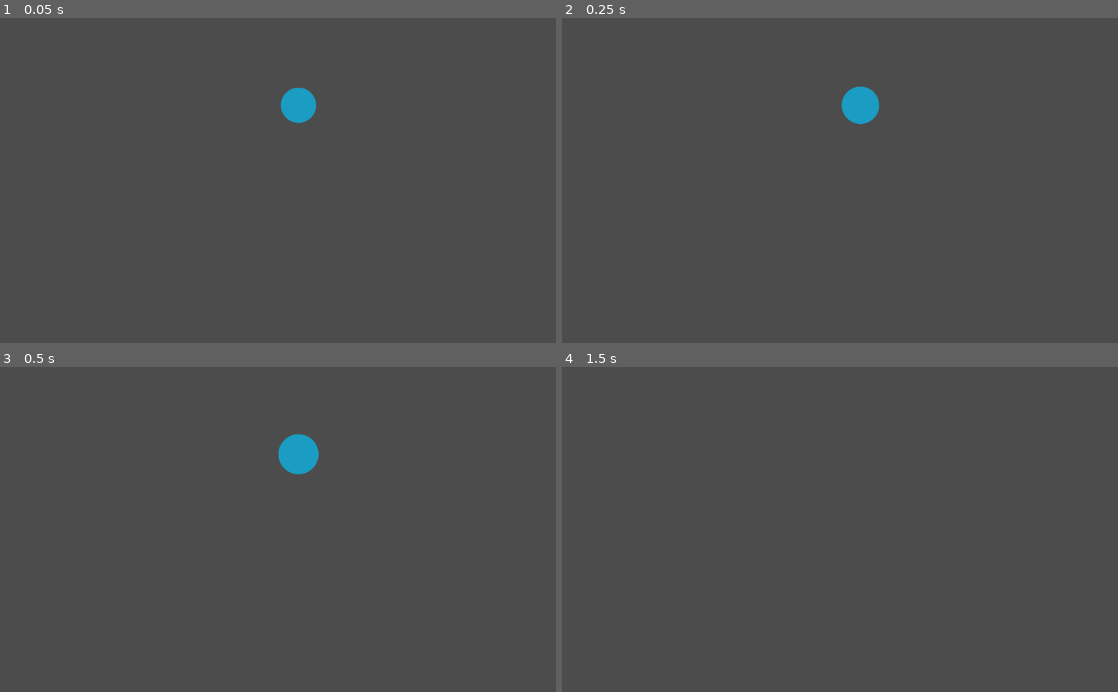
Above: before the commit, frames 1-4 (two rows, left to right).
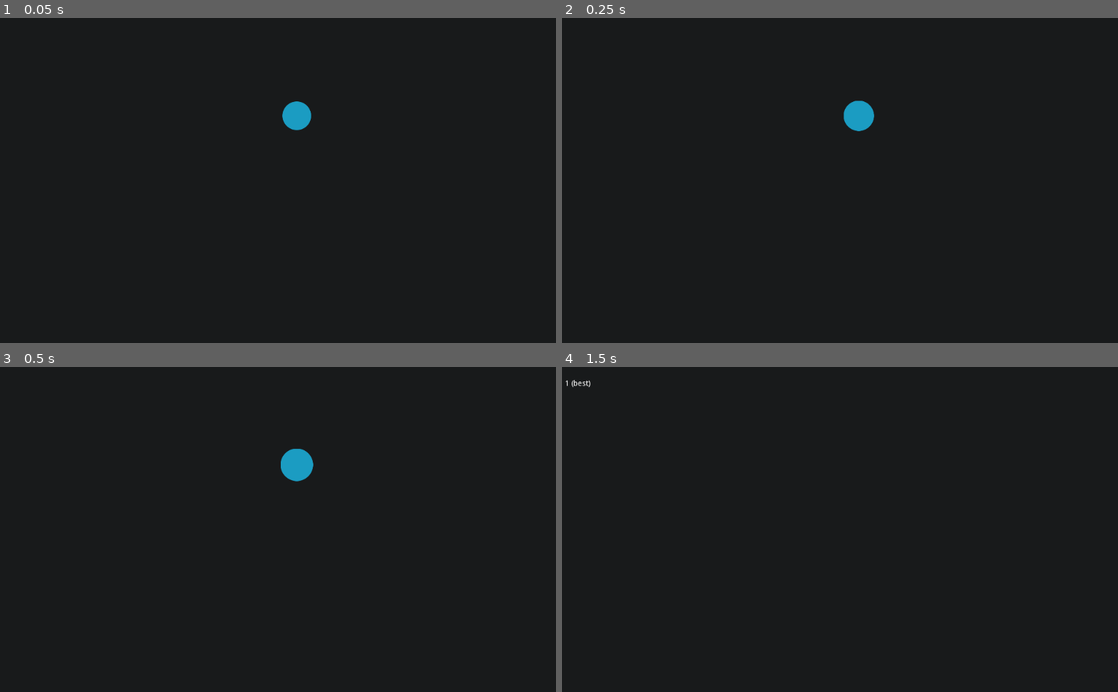
Above: after the commit, the same moments.

Repository: michaelnew/mousetrainer
Game: Godot game, scene res://MainScene.tscn
Same seed, same stepped clock (60 frames per second), same inputs: the game is played once before the commit and once after it.
Inputs (mouse positions are in pixels of both pictures, inside the frame that each line leads up to):
- Up to frame 1 (0.05 s): no input
- Up to frame 2 (0.25 s): no input
- Up to frame 3 (0.5 s): no input
- Up to frame 4 (1.5 s): move the mouse to (962, 513) at 0.52 s; click (962, 513) at 0.67 s; tap Enter at 1.25 s; move the mouse to (728, 545) at 1.27 s; click (728, 545) at 1.42 s

The runs differ from the first frame. In frame 1, 100% of the frame differs, in the area x 0-100%, y 0-100%; in frame 2, 100%; in frame 3, 100%; in frame 4, 100%.

Commit message:
show speed, high score, etc.

Diff:
--- a/MainScene.gd
+++ b/MainScene.gd
@@ -1,30 +1,86 @@
 extends Node2D
 
 var Target = preload("res://target.tscn")
+onready var speed_label = get_node("speed_label")
+onready var best_speed_label = get_node("best_speed_label")
+
+var green = Color(181/255.0, 214/255.0, 61/255.0)
+var lightBlue = Color(0.02, 0.671, 0.294)
+var darkBlue = Color(0.004, 0.831, 0.271)
+var mediumBlue = Color(0.004, 0.282, 0.282)
+var yellow = Color(0.051, 0.298, 0.267)
+var orange = Color(0.059, 0.345, 0.384)
+var lightOrange = Color(0.059, 0.98, 0.894)
+var brown = Color(0.047, 0.153, 0.38)
+
 var accumulator = 0
 var lastSpawnTime = 0
-var spawnFrequency = 1.0
+var lastSpeedupTime = 0
+
+var startingFrequency = 1.0
+var spawnFrequency: float
 var targets = Array()
+
+var bestSpeed = 1.0
+var freezeSpeedLabel = false
 
 func _ready():
 	self.targets.push_back(self.spawn_target())
+	self.spawnFrequency = self.startingFrequency
 
-func spawn_target(_position=null):
+func spawn_target():
 	var t = Target.instance()
-	if !_position:
-		var vp = get_viewport_rect().size
-		var x = rand_range(0, vp.x)
-		var y = rand_range(0, vp.y)
-		t.position = Vector2(x, y)
+	var pad = t.maxRadius
+
+	var vp = get_viewport_rect().size
+	var x = rand_range(pad, vp.x - pad)
+	var y = rand_range(pad, vp.y - pad)
+	t.position = Vector2(x, y)
+
 	add_child(t)
 	return t
 
 func _process(delta):
+	self.accumulator += delta
 
-	self.accumulator += delta
 	if self.accumulator - self.lastSpawnTime > self.spawnFrequency:
 		self.targets.push_back(self.spawn_target())
 		self.lastSpawnTime = self.accumulator
+
+	if self.accumulator - self.lastSpeedupTime > 1.0:
+		self.spawnFrequency *= .98
+		self.lastSpeedupTime = self.accumulator
+		if self.spawnFrequency < self.bestSpeed:
+			self.bestSpeed = self.spawnFrequency
+			self.speed_label.add_color_override("font_color", self.green)
+		self.updateLabel()
+
+	for t in self.targets:
+		if t.dead: self.reset()
+
+func unfreezeSpeedLabel():
+	self.freezeSpeedLabel = false
+
+func reset():
+	if self.spawnFrequency >= self.bestSpeed:
+		self.freezeSpeedLabel = true
+		get_tree().create_timer(2.0).connect("timeout", self, "unfreezeSpeedLabel")
+		get_tree().create_timer(2.0).connect("timeout", self, "resetCurrentSpeedColor")
+
+	self.spawnFrequency  = min(self.spawnFrequency * 2, self.startingFrequency)
+	self.updateLabel()
+
+	for t in self.targets: remove_child(t)
+	self.targets.clear()
+
+	self.accumulator = -1 # give an extra second after clearing the board
+	self.lastSpawnTime = 0
+	self.lastSpeedupTime = 0
+
+func updateLabel():
+	if !self.freezeSpeedLabel:
+		self.speed_label.text = str(int(1.0/self.spawnFrequency*100)/100.0) + " targets/second"
+	self.best_speed_label.text = str(int(1.0/self.bestSpeed*100)/100.0) + " (best)"
 
 func _input(event):
 	if event is InputEventMouseButton and event.button_index == BUTTON_LEFT and event.pressed:
@@ -35,10 +91,7 @@
 					self.targets.erase(t)
 					clickedTarget = true
 
-		if clickedTarget:
-			self.spawnFrequency *= .98
-		else:
-			self.spawnFrequency *= 2
-			for t in self.targets:
-				remove_child(t)
-				self.targets.erase(t)
+		if !clickedTarget: reset()
+
+func resetCurrentSpeedColor():
+	self.speed_label.add_color_override("font_color", Color(1,1,1))
--- a/MainScene.tscn
+++ b/MainScene.tscn
@@ -4,3 +4,21 @@
 
 [node name="MainScene" type="Node2D"]
 script = ExtResource( 1 )
+
+[node name="speed_label" type="Label" parent="."]
+margin_left = 5.65512
+margin_top = 5.72111
+margin_right = 45.6551
+margin_bottom = 19.7211
+__meta__ = {
+"_edit_use_anchors_": false
+}
+
+[node name="best_speed_label" type="Label" parent="."]
+margin_left = 5.39732
+margin_top = 24.0001
+margin_right = 45.3973
+margin_bottom = 38.0001
+__meta__ = {
+"_edit_use_anchors_": false
+}
--- a/project.godot
+++ b/project.godot
@@ -24,4 +24,5 @@
 quality/driver/driver_name="GLES2"
 vram_compression/import_etc=true
 vram_compression/import_etc2=false
+environment/default_clear_color=Color( 0.0941176, 0.101961, 0.105882, 1 )
 environment/default_environment="res://default_env.tres"
--- a/target.gd
+++ b/target.gd
@@ -1,24 +1,27 @@
 extends Node2D
 
-var radius = 32
-#var isClicked = false
+var radius: float
+var minRadius = 26
+var maxRadius = 42
+var lifeTime = 2.0
+var life = 0.0
+var dead = false
+
 onready var sprite = get_node("Sprite")
-
 
 # Called when the node enters the scene tree for the first time.
 func _ready():
 	self.scaleSprite()
+	self.radius = self.minRadius
 
 func scaleSprite():
+	self.radius = self.minRadius + ((self.maxRadius - self.minRadius) * self.life / self.lifeTime)
 	var img_size = sprite.texture.get_size().x / 2
 	sprite.scale = Vector2(1, 1) * radius / img_size
 
-#func _input(event):
-#	if event is InputEventMouseButton and event.button_index == BUTTON_LEFT and event.pressed:
-#		if (event.position - self.position).length() < radius:
-#			self.isClicked = true
-#			print("click")
-
 func _process(delta):
-	radius += delta * 10
+	if self.life < self.lifeTime:
+		self.life += delta
+	else:
+		self.dead = true
 	self.scaleSprite()
Not shown: 2 places in target.tscn that only renumber resources
